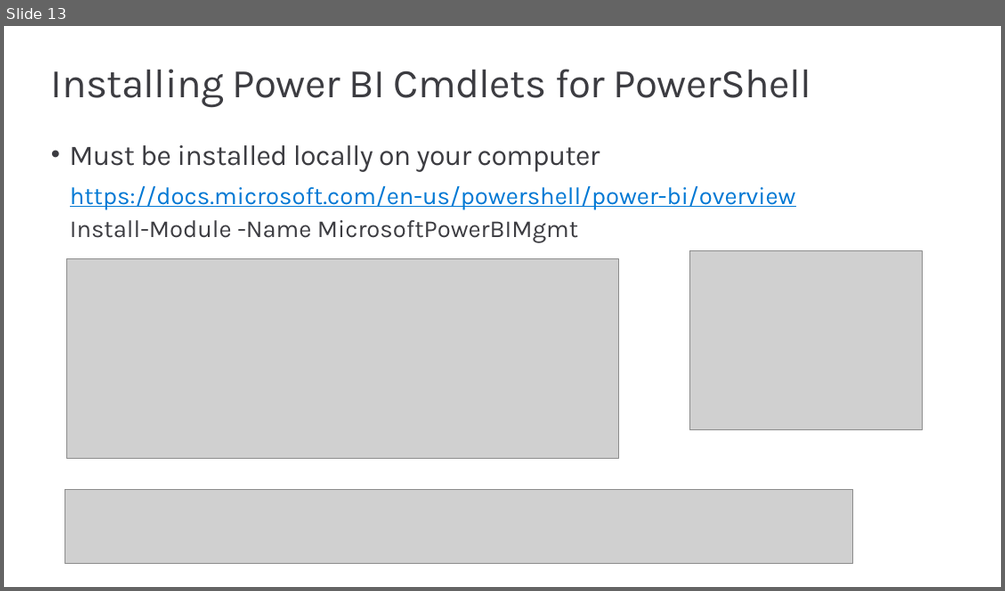
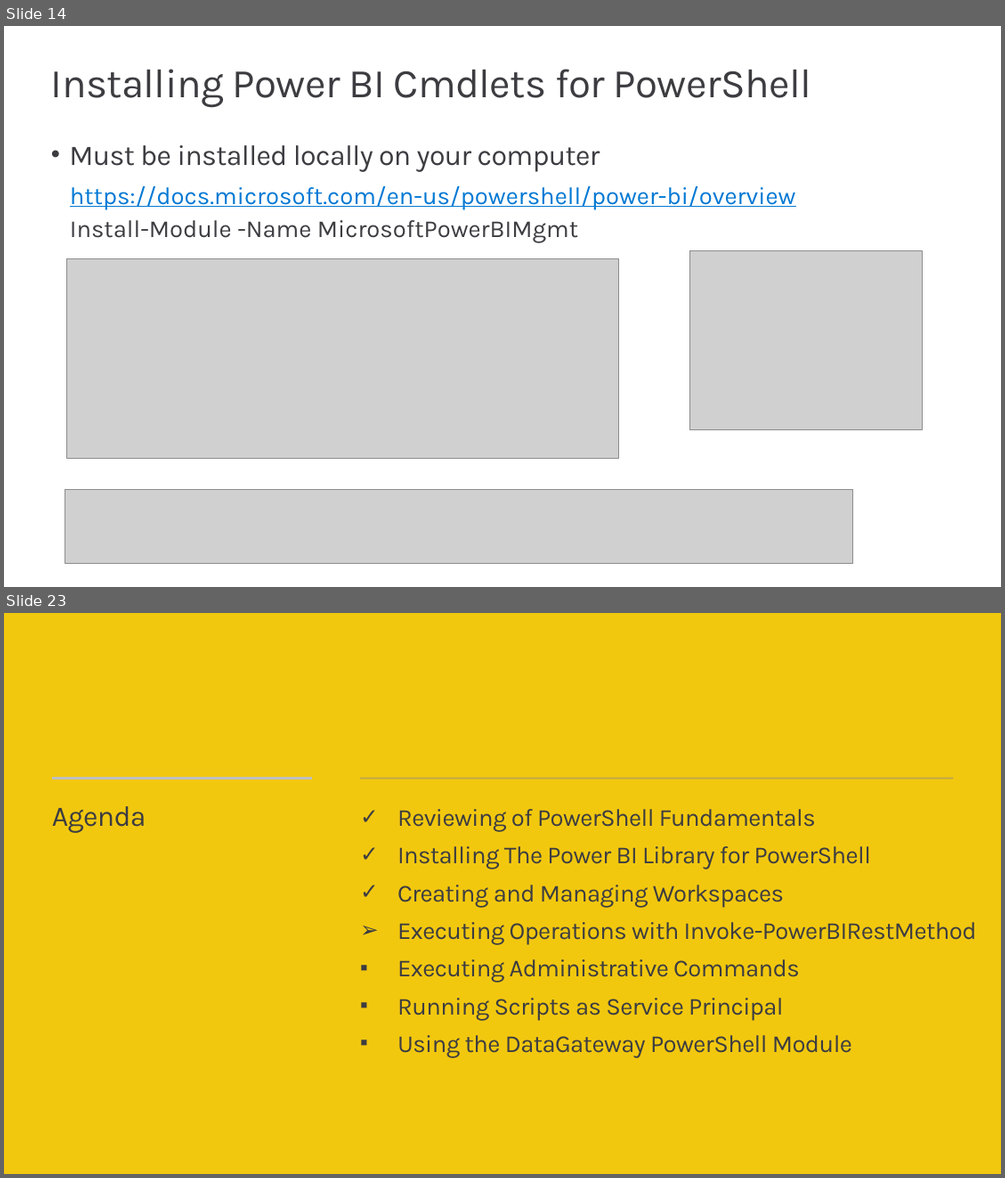
Before and after one commit to PowerBiDevCamp/Camp-Sessions, a slide deck: Session 02 - Writing PowerShell Script for Power BI.pptx. Shown one above the other, each under a label of ours: slide 13 before the commit, slides 14 and 23 after it; the slides between them are not shown. The pictures are 1005x591 and 1005x1178 pixels, drawn with LibreOffice and Linux fonts; fonts in the diff are those of the drawing; grey boxes stand for pictures; background and template pictures are left out. Boxes give left, top, right and bottom in pixels: in the first picture for what was removed or moved away, otherwise in the second. Text is boxed around its words. In the diff, an @@ line names an element or a change of style, - is before the commit and + after.

```diff
--- a/Session 02 - Writing PowerShell Script for Power BI.pptx
+++ b/Session 02 - Writing PowerShell Script for Power BI.pptx
@@ slide 23 added at bbox=[4, 613, 1001, 1174], background #F2C80F @@
@@ line added from (52, 778) to (312, 778), #F2C80F 2.25 pt @@
@@ line added from (52, 778) to (312, 778), #BFBFBF 2.25 pt @@
@@ line added from (360, 778) to (953, 778), #3C3C41 1.5 pt @@
@@ line added from (360, 778) to (953, 778), #BFBFBF 1.5 pt @@
@@ title added at bbox=[52, 806, 146, 833], 28 pt, text #3C3C41 @@
+Agenda
@@ text added at bbox=[397, 809, 977, 1058], 24 pt, text #3C3C41 @@
+✓ Reviewing of PowerShell Fundamentals
+✓ Installing The Power BI Library for PowerShell
+✓ Creating and Managing Workspaces
+➢ Executing Operations with Invoke-PowerBIRestMethod
+▪ Executing Administrative Commands
+▪ Running Scripts as Service Principal
+▪ Using the DataGateway PowerShell Module
@@ what was slide 13 is now slide 14 @@
```
Also in this commit, not shown: 18 slides changed, 21 other slides added, 14 slides removed, 1 other file.
